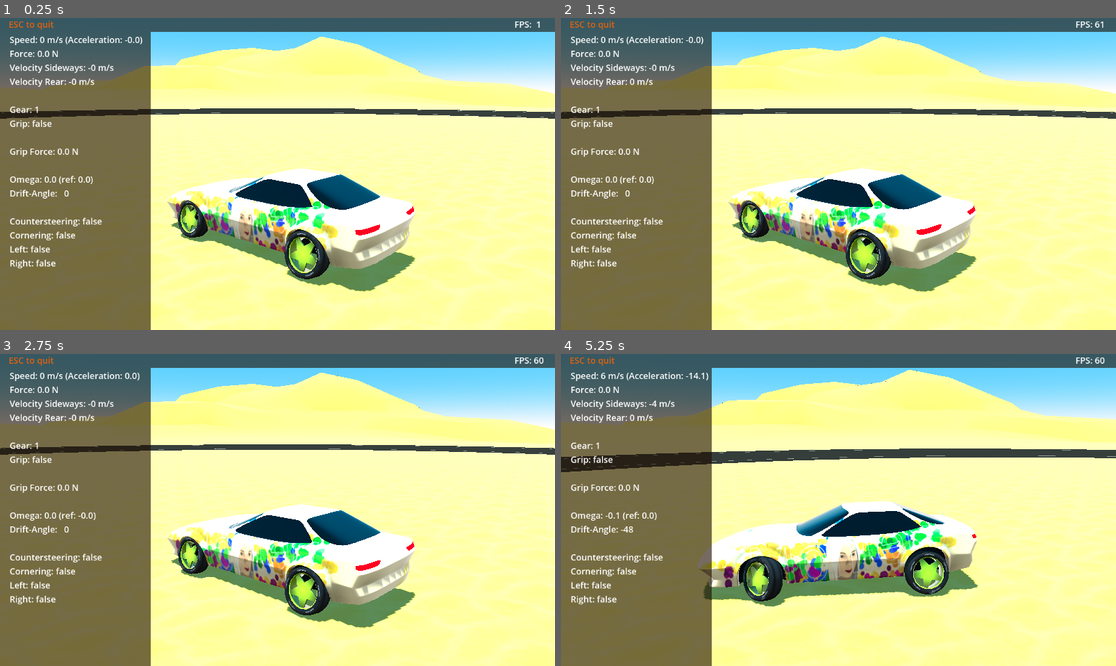
Above: before the commit, frames 1-4 (two rows, left to right).
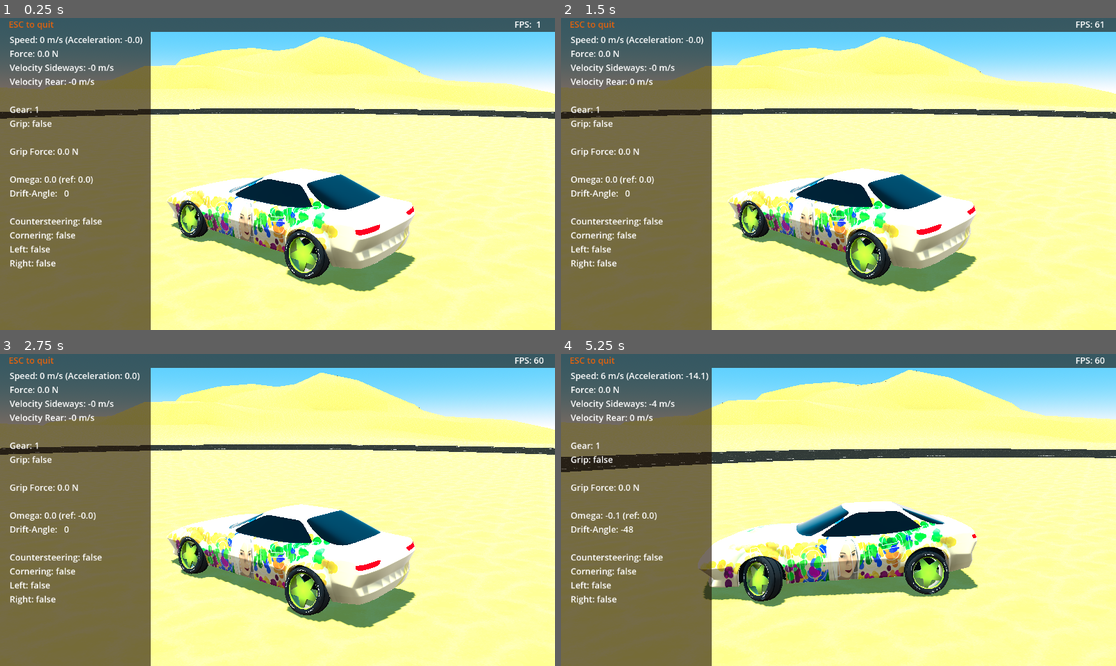
Above: after the commit, the same moments.

Repository: tomaga-dev/DriftCarG4
Game: Godot game, scene res://Scenes/Start.tscn
Same seed, same stepped clock (60 frames per second), same inputs: the game is played once before the commit and once after it.
Inputs:
- Up to frame 1 (0.25 s): no input
- Up to frame 2 (1.5 s): hold Right (controller_right) 0.53-1.28 s; hold Down (controller_brake) from 1.28 s (still down)
- Up to frame 3 (2.75 s): tap Enter at 2 s; release Down (controller_brake) at 2.03 s; hold Right (controller_right) from 2.03 s (still down)
- Up to frame 4 (5.25 s): tap Space at 2.75 s; release Right (controller_right) at 2.78 s; hold Up (controller_accelerate) 2.78-3.53 s; hold Left (controller_left) 3.53-5.03 s; hold Down (controller_brake) from 5.03 s (still down)

The runs differ from the first frame. In frame 1, 0.7% of the frame differs, in the area x 0-100%, y 21-83%; in frame 2, 0.7%; in frame 3, 0.7%; in frame 4, 0.8%, in the area x 0-100%, y 24-79%.

Commit message:
Fix up for Godot 4RC1

Diff:
--- a/Drift Car/project.godot
+++ b/Drift Car/project.godot
@@ -7,28 +7,6 @@
 ;   param=value ; assign values to parameters
 
 config_version=5
-
-_global_script_classes=[{
-"base": "Node",
-"class": &"PIDController",
-"language": &"GDScript",
-"path": "res://Scenes/VehicleController/PIDController/PIDController.gd"
-}, {
-"base": "RigidBody3D",
-"class": &"VehicleController",
-"language": &"GDScript",
-"path": "res://Scenes/VehicleController/VehicleController.gd"
-}, {
-"base": "Node3D",
-"class": &"WheelController",
-"language": &"GDScript",
-"path": "res://Scenes/VehicleController/WheelController/WheelController.gd"
-}]
-_global_script_class_icons={
-"PIDController": "",
-"VehicleController": "",
-"WheelController": ""
-}
 
 [application]
 
@@ -45,30 +23,30 @@
 
 controller_accelerate={
 "deadzone": 0.5,
-"events": [Object(InputEventKey,"resource_local_to_scene":false,"resource_name":"","device":0,"window_id":0,"alt_pressed":false,"shift_pressed":false,"ctrl_pressed":false,"meta_pressed":false,"pressed":false,"keycode":4194320,"physical_keycode":0,"unicode":0,"echo":false,"script":null)
-, Object(InputEventKey,"resource_local_to_scene":false,"resource_name":"","device":0,"window_id":0,"alt_pressed":false,"shift_pressed":false,"ctrl_pressed":false,"meta_pressed":false,"pressed":false,"keycode":0,"physical_keycode":87,"unicode":0,"echo":false,"script":null)
+"events": [Object(InputEventKey,"resource_local_to_scene":false,"resource_name":"","device":0,"window_id":0,"alt_pressed":false,"shift_pressed":false,"ctrl_pressed":false,"meta_pressed":false,"pressed":false,"keycode":4194320,"physical_keycode":0,"key_label":0,"unicode":0,"echo":false,"script":null)
+, Object(InputEventKey,"resource_local_to_scene":false,"resource_name":"","device":0,"window_id":0,"alt_pressed":false,"shift_pressed":false,"ctrl_pressed":false,"meta_pressed":false,"pressed":false,"keycode":0,"physical_keycode":87,"key_label":0,"unicode":0,"echo":false,"script":null)
 ]
 }
 controller_brake={
 "deadzone": 0.5,
-"events": [Object(InputEventKey,"resource_local_to_scene":false,"resource_name":"","device":0,"window_id":0,"alt_pressed":false,"shift_pressed":false,"ctrl_pressed":false,"meta_pressed":false,"pressed":false,"keycode":4194322,"physical_keycode":0,"unicode":0,"echo":false,"script":null)
-, Object(InputEventKey,"resource_local_to_scene":false,"resource_name":"","device":0,"window_id":0,"alt_pressed":false,"shift_pressed":false,"ctrl_pressed":false,"meta_pressed":false,"pressed":false,"keycode":0,"physical_keycode":83,"unicode":0,"echo":false,"script":null)
+"events": [Object(InputEventKey,"resource_local_to_scene":false,"resource_name":"","device":0,"window_id":0,"alt_pressed":false,"shift_pressed":false,"ctrl_pressed":false,"meta_pressed":false,"pressed":false,"keycode":4194322,"physical_keycode":0,"key_label":0,"unicode":0,"echo":false,"script":null)
+, Object(InputEventKey,"resource_local_to_scene":false,"resource_name":"","device":0,"window_id":0,"alt_pressed":false,"shift_pressed":false,"ctrl_pressed":false,"meta_pressed":false,"pressed":false,"keycode":0,"physical_keycode":83,"key_label":0,"unicode":0,"echo":false,"script":null)
 ]
 }
 controller_left={
 "deadzone": 0.5,
-"events": [Object(InputEventKey,"resource_local_to_scene":false,"resource_name":"","device":0,"window_id":0,"alt_pressed":false,"shift_pressed":false,"ctrl_pressed":false,"meta_pressed":false,"pressed":false,"keycode":4194319,"physical_keycode":0,"unicode":0,"echo":false,"script":null)
-, Object(InputEventKey,"resource_local_to_scene":false,"resource_name":"","device":0,"window_id":0,"alt_pressed":false,"shift_pressed":false,"ctrl_pressed":false,"meta_pressed":false,"pressed":false,"keycode":0,"physical_keycode":65,"unicode":0,"echo":false,"script":null)
+"events": [Object(InputEventKey,"resource_local_to_scene":false,"resource_name":"","device":0,"window_id":0,"alt_pressed":false,"shift_pressed":false,"ctrl_pressed":false,"meta_pressed":false,"pressed":false,"keycode":4194319,"physical_keycode":0,"key_label":0,"unicode":0,"echo":false,"script":null)
+, Object(InputEventKey,"resource_local_to_scene":false,"resource_name":"","device":0,"window_id":0,"alt_pressed":false,"shift_pressed":false,"ctrl_pressed":false,"meta_pressed":false,"pressed":false,"keycode":0,"physical_keycode":65,"key_label":0,"unicode":0,"echo":false,"script":null)
 ]
 }
 controller_right={
 "deadzone": 0.5,
-"events": [Object(InputEventKey,"resource_local_to_scene":false,"resource_name":"","device":0,"window_id":0,"alt_pressed":false,"shift_pressed":false,"ctrl_pressed":false,"meta_pressed":false,"pressed":false,"keycode":4194321,"physical_keycode":0,"unicode":0,"echo":false,"script":null)
-, Object(InputEventKey,"resource_local_to_scene":false,"resource_name":"","device":0,"window_id":0,"alt_pressed":false,"shift_pressed":false,"ctrl_pressed":false,"meta_pressed":false,"pressed":false,"keycode":0,"physical_keycode":68,"unicode":0,"echo":false,"script":null)
+"events": [Object(InputEventKey,"resource_local_to_scene":false,"resource_name":"","device":0,"window_id":0,"alt_pressed":false,"shift_pressed":false,"ctrl_pressed":false,"meta_pressed":false,"pressed":false,"keycode":4194321,"physical_keycode":0,"key_label":0,"unicode":0,"echo":false,"script":null)
+, Object(InputEventKey,"resource_local_to_scene":false,"resource_name":"","device":0,"window_id":0,"alt_pressed":false,"shift_pressed":false,"ctrl_pressed":false,"meta_pressed":false,"pressed":false,"keycode":0,"physical_keycode":68,"key_label":0,"unicode":0,"echo":false,"script":null)
 ]
 }
 controller_reverse={
 "deadzone": 0.5,
-"events": [Object(InputEventKey,"resource_local_to_scene":false,"resource_name":"","device":0,"window_id":0,"alt_pressed":false,"shift_pressed":false,"ctrl_pressed":false,"meta_pressed":false,"pressed":false,"keycode":0,"physical_keycode":82,"unicode":0,"echo":false,"script":null)
+"events": [Object(InputEventKey,"resource_local_to_scene":false,"resource_name":"","device":0,"window_id":0,"alt_pressed":false,"shift_pressed":false,"ctrl_pressed":false,"meta_pressed":false,"pressed":false,"keycode":0,"physical_keycode":82,"key_label":0,"unicode":0,"echo":false,"script":null)
 ]
 }
Not shown, changed: Drift Car/Scenes/CarModels/Monteri-Body/Monteri-Body.glb.import
Not shown, changed: Drift Car/Scenes/CarModels/Wheels/Wheel.glb.import
Not shown, changed: Drift Car/Scenes/Fonts/noto_sans_ui_regular.ttf.import
Not shown, changed: Drift Car/Scenes/Maps/Map-1/Ground.glb.import
Not shown, changed: Drift Car/icon.png.import
